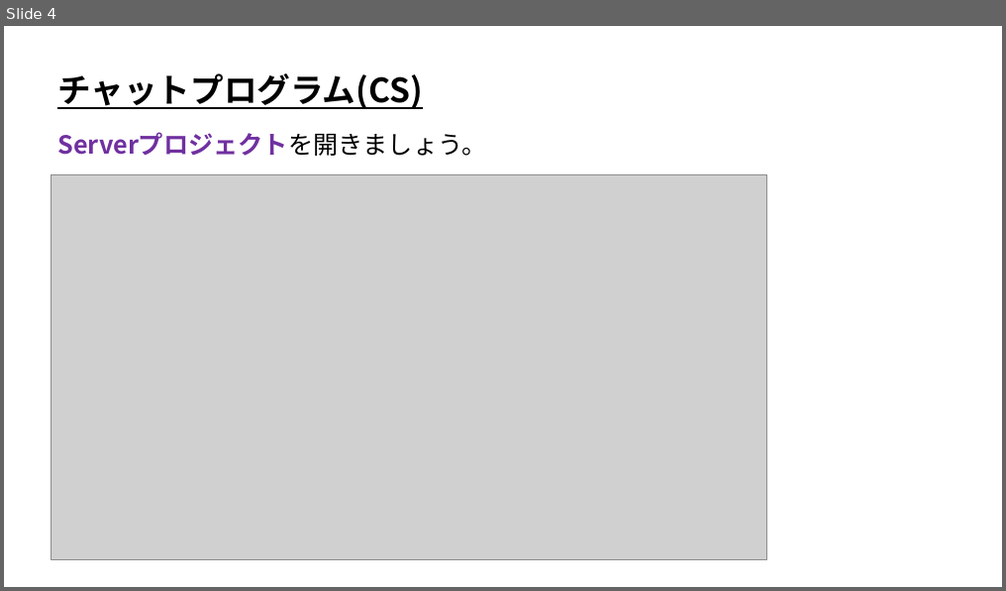
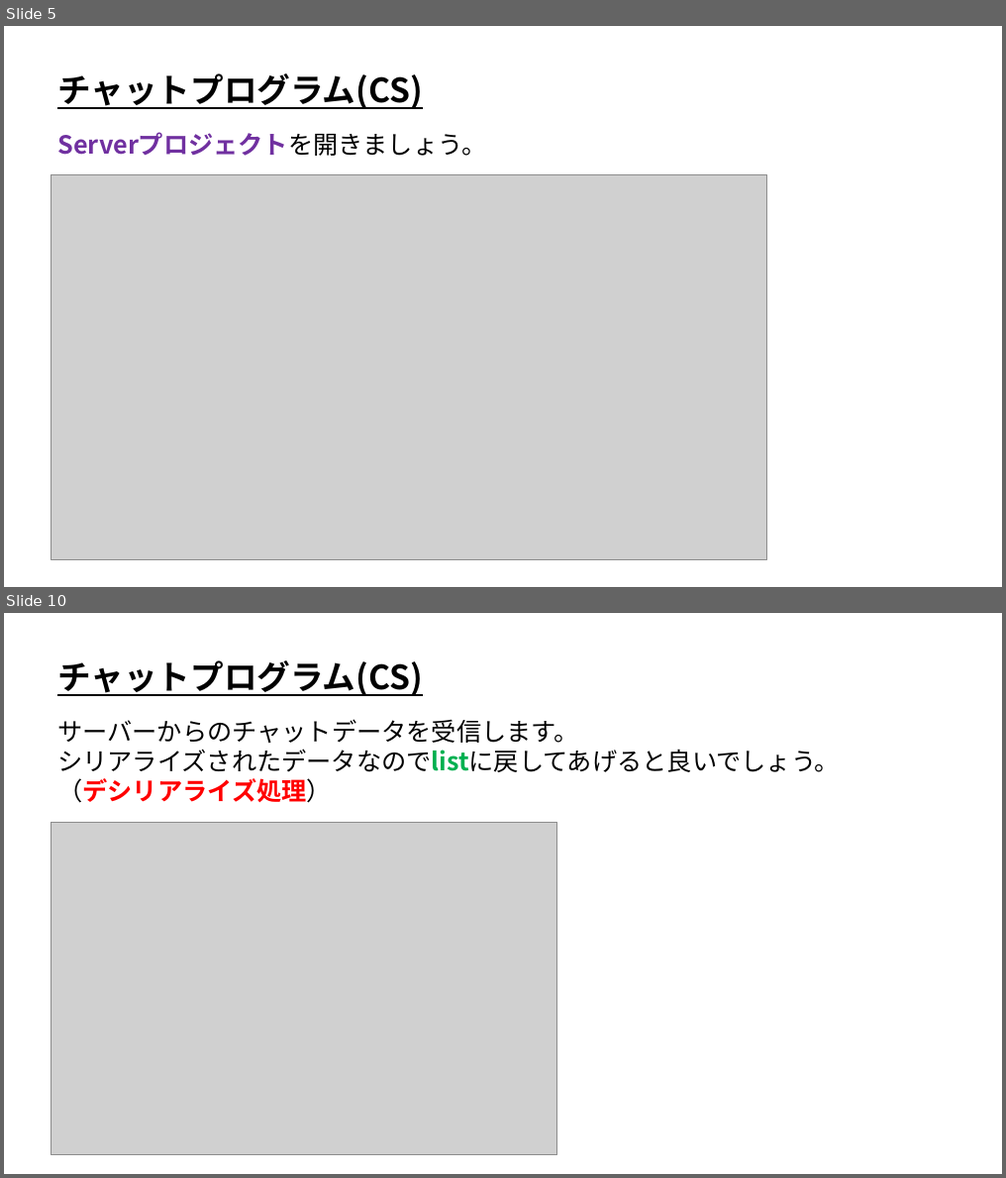
Before and after one commit to ArakiYusuke-Ohara/Textbook, a slide deck: ゲーム科3年/00_前期/オンラインゲームプログラミングⅠ/05_チャットプログラム(CS).pptx. Shown one above the other, each under a label of ours: slide 4 before the commit, slides 5 and 10 after it; the slides between them are not shown. The pictures are 1006x591 and 1006x1178 pixels, drawn with LibreOffice and Linux fonts; fonts in the diff are those of the drawing; grey boxes stand for pictures. Boxes give left, top, right and bottom in pixels: in the first picture for what was removed or moved away, otherwise in the second. Text is boxed around its words. In the diff, an @@ line names an element or a change of style, - is before the commit and + after.

Commit message:
チャットプログラムCS完成

```diff
--- a/ゲーム科3年/00_前期/オンラインゲームプログラミングⅠ/05_チャットプログラム(CS).pptx
+++ b/ゲーム科3年/00_前期/オンラインゲームプログラミングⅠ/05_チャットプログラム(CS).pptx
@@ slide 10 added at (x1=4, y1=613, x2=1002, y2=1174), background #FFFFFF @@
@@ text added at (x1=57, y1=661, x2=423, y2=696), 32 pt, text #000000, bold, underline @@
+チャットプログラム(CS)
@@ text added at (x1=57, y1=719, x2=840, y2=803), 24 pt, text #000000 @@
+サーバーからのチャットデータを受信します。
+シリアライズされたデータなのでlistに戻してあげると良いでしょう。
+（デシリアライズ処理）
@@ picture added at (x1=51, y1=823, x2=557, y2=1156) @@
@@ what was slide 4 is now slide 5 @@
```
Also in this commit, not shown: 1 slide changed, 6 other slides added.
